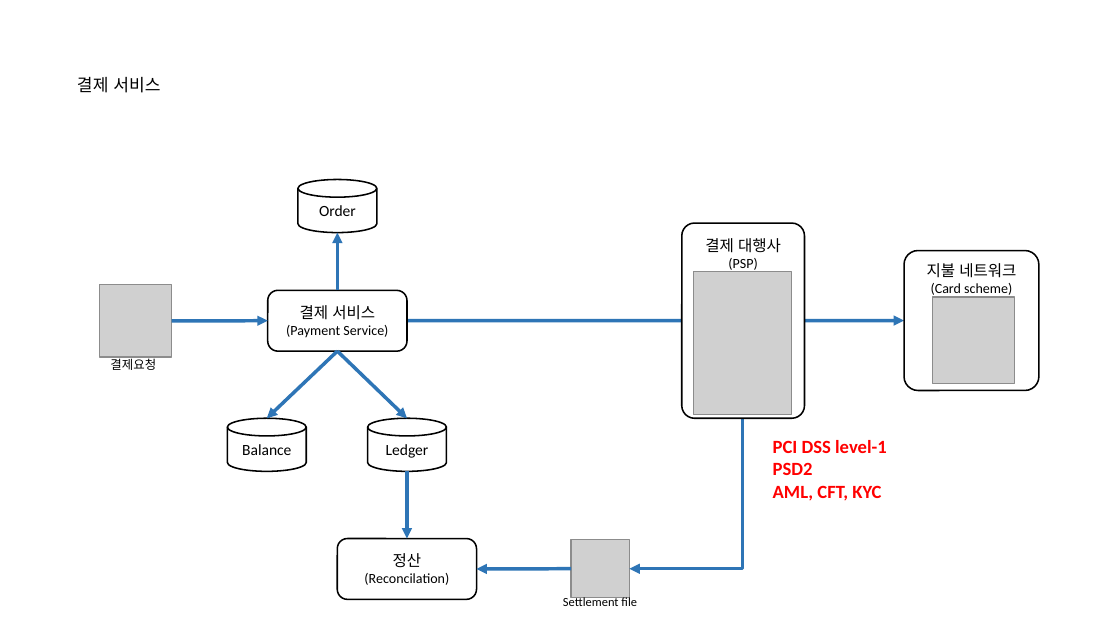
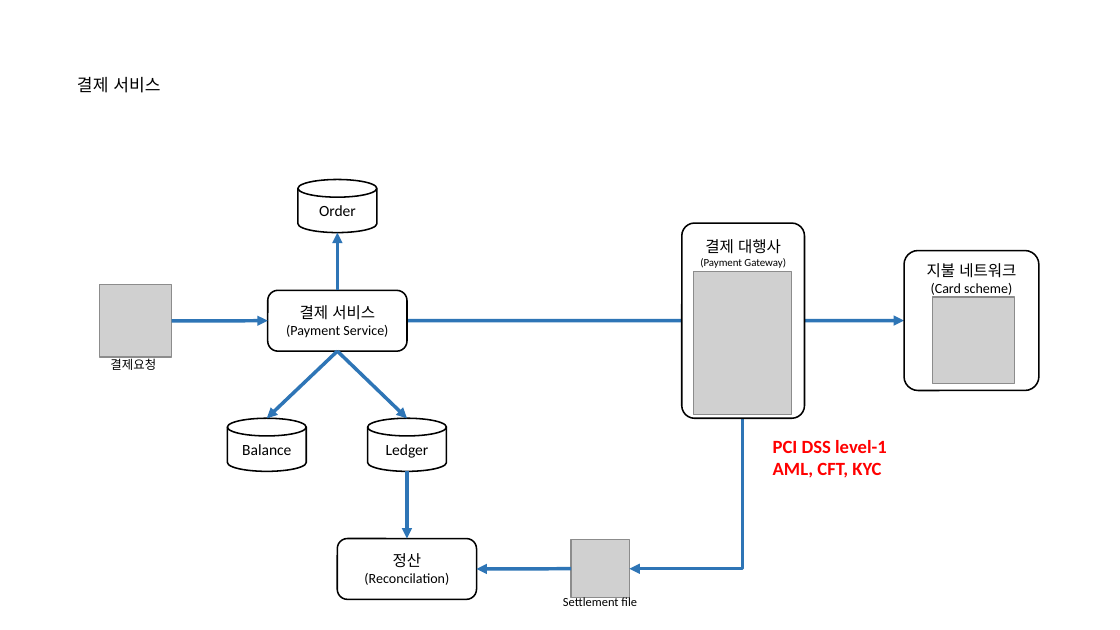
Before and after one commit to nayasis/fastcampus-hyper-webflux, a slide deck: slide 3 of 99.ppt/[Ch4-7. 결제 서비스 구현.pptx. Drawn at 1120x630 pixels with LibreOffice and Linux fonts; fonts in the diff are those of the drawing; grey boxes stand for pictures; background and template pictures are left out. Boxes give left, top, right and bottom in pixels: in the first picture for what was removed or moved away, otherwise in the second. Text is boxed around its words. In the diff, an @@ line names an element or a change of style, - is before the commit and + after.

```diff
--- a/99.ppt/[Ch4-7. 결제 서비스 구현.pptx
+++ b/99.ppt/[Ch4-7. 결제 서비스 구현.pptx
@@ text in rounded rectangle at box(700, 258, 786, 268): text changed; size 9 to 7 pt @@
-(PSP)
+(Payment Gateway)
@@ text at box(773, 462, 813, 475): paragraph removed @@
-PSD2
```
Also in this commit, not shown: 1 other slide changed.
